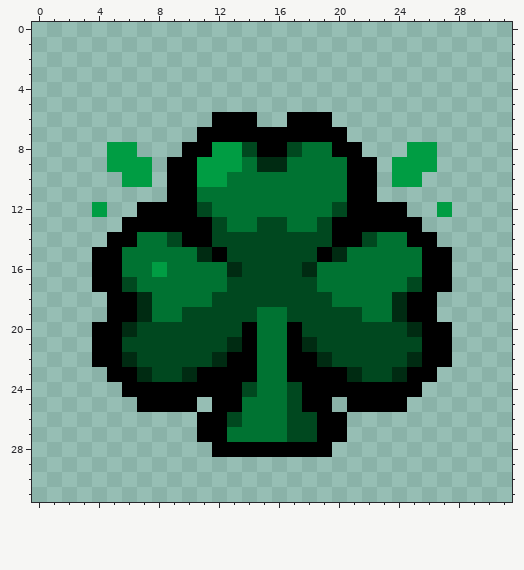
Two states of a pixel-art sprite, resources/gfx/items/collectibles/collectibles_shamrockLeaf.png. That is the earlier state.
The file is 32x32 pixels. Colours within 5 levels of each other are drawn and written as one.
And afterwards:
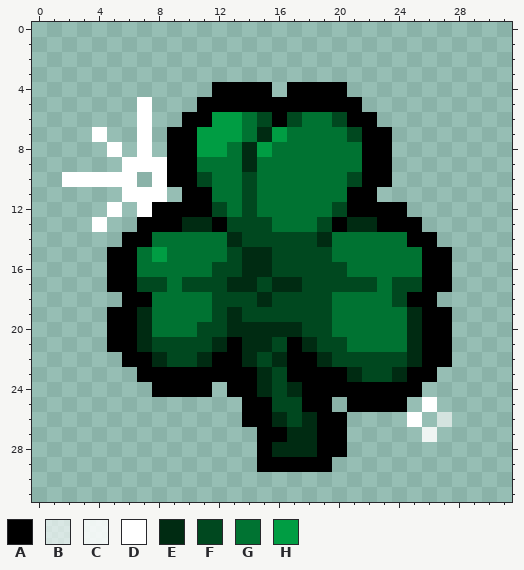
Palette (. is transparent): A #000000  B #ffffffa2  C #ffffffdd  D #ffffff  E #002b12  F #00481f  G #007332  H #009d43
The exact change:
Changed rows in their new state; - is an unchanged pixel.
first column x 2:
 4 ----------AAAA-AAAA-------
 5 -----D---AAAAAAAAAAA------
 6 -----D--AAHHGFAFGGFAA-----
 7 --D--D-AAHHHGEHGGGGFAA----
 8 ---D.D-A-H-GEHGG--GGAA-..-
 9 ---.DDD--GGGEGG----G-A...-
10 DDDDD.D--FG-F------F-A..--
11 ----DDD.-A--F-------------
12 --.D-D---AF-F------------.
13 --D-.---EEAFF-G----EE-----
14 ---.-A-GGGGE-----EGGG-----
15 --.-A-H--GG-EE---FG-------
16 --.-A-G---FFEE--FFF-------
17 --.-AFF-FFFEE-EE-FFFF-F---
18 ---.-A-------E--------F---
19 --------GG-E-FF---GG--GE-A
20 --.-AEGGG--EEEEE--GGGGG---
21 --.-AE----EAEEF----GGGGE--
22 --..AAE--EA-EFE-----------
23 ---..AAAA----EF-----------
24 ----..----.-AEFE----------
25 -----....-..AAF---------D-
26 ---------...AAE-E------D-B
27 ---------....AAEE-------C-
28 ----------...-EEE-A-------
29 -------------AAAAA--------
